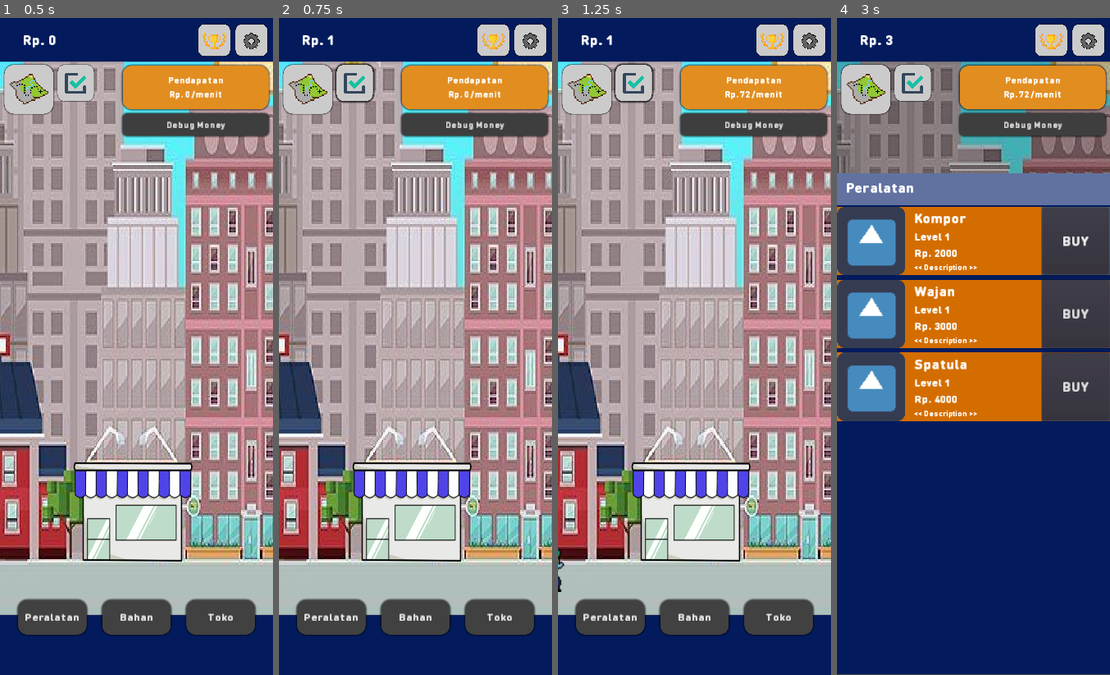
Above: before the commit, frames 1-4 (left to right).
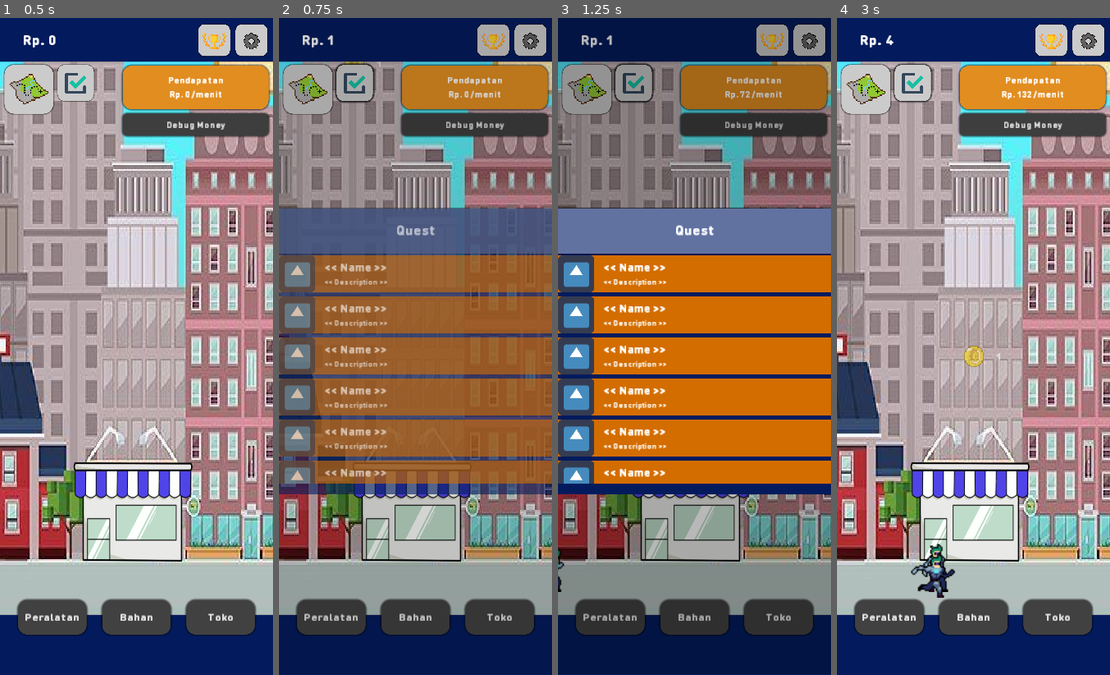
Above: after the commit, the same moments.

Repository: Zakcrust/idlegame-project
Game: Godot game, scene res://Src/View/TestView.tscn
Same seed, same stepped clock (60 frames per second), same inputs: the game is played once before the commit and once after it. The engine's default icon, where the game draws it, is replaced by a stand-in: a white triangle on a blue panel in a dark square.
Inputs (mouse positions are in pixels of both pictures, inside the frame that each line leads up to):
- Up to frame 1 (0.5 s): no input
- Up to frame 2 (0.75 s): click (355, 83) at 0.5 s
- Up to frame 3 (1.25 s): no input
- Up to frame 4 (3 s): click "Peralatan" at 1.25 s; click (1077, 241) at 2 s, where only the run before the commit has a clickable "BUY"; click (973, 372) at 2.75 s, where only the run before the commit has a clickable "Ok"

Frame 1 is identical in both runs. In frame 2, 76% of the frame differs, in the area x 0-100%, y 1-92%; in frame 3, 93%, in the area x 0-100%, y 0-100%; in frame 4, 79%.

Commit message:
Add quest view

Diff:
--- /dev/null
+++ b/Src/Components/QuestItems/QuestItem.tscn
@@ -0,0 +1,74 @@
+[gd_scene load_steps=5 format=2]
+
+[ext_resource path="res://Assets/Font/DINRoundPro-Black.ttf" type="DynamicFontData" id=1]
+[ext_resource path="res://icon.png" type="Texture" id=2]
+
+[sub_resource type="DynamicFont" id=1]
+size = 26
+use_filter = true
+font_data = ExtResource( 1 )
+
+[sub_resource type="DynamicFont" id=2]
+size = 18
+use_mipmaps = true
+use_filter = true
+font_data = ExtResource( 1 )
+
+[node name="QuestItem" type="ColorRect"]
+anchor_right = 1.0
+anchor_bottom = 1.0
+margin_right = -100.0
+margin_bottom = -1360.0
+rect_min_size = Vector2( 500, 80 )
+mouse_filter = 2
+color = Color( 0.835294, 0.431373, 0, 1 )
+__meta__ = {
+"_edit_use_anchors_": false
+}
+
+[node name="HBoxContainer" type="HBoxContainer" parent="."]
+margin_right = 360.0
+margin_bottom = 80.0
+rect_min_size = Vector2( 0, 80 )
+mouse_filter = 2
+custom_constants/separation = 20
+__meta__ = {
+"_edit_use_anchors_": false
+}
+
+[node name="Icon" type="TextureRect" parent="HBoxContainer"]
+margin_right = 80.0
+margin_bottom = 80.0
+rect_min_size = Vector2( 80, 80 )
+texture = ExtResource( 2 )
+expand = true
+
+[node name="Labels" type="VBoxContainer" parent="HBoxContainer"]
+margin_left = 100.0
+margin_right = 360.0
+margin_bottom = 80.0
+rect_min_size = Vector2( 260, 0 )
+alignment = 1
+
+[node name="Name" type="Label" parent="HBoxContainer/Labels"]
+margin_top = 8.0
+margin_right = 260.0
+margin_bottom = 43.0
+custom_fonts/font = SubResource( 1 )
+text = "<< Name >>"
+valign = 1
+__meta__ = {
+"_edit_use_anchors_": false
+}
+
+[node name="Description" type="Label" parent="HBoxContainer/Labels"]
+margin_top = 47.0
+margin_right = 260.0
+margin_bottom = 71.0
+custom_fonts/font = SubResource( 2 )
+text = "<< Description >>"
+valign = 1
+autowrap = true
+__meta__ = {
+"_edit_use_anchors_": false
+}
--- a/Src/View/GameUI.gd
+++ b/Src/View/GameUI.gd
@@ -6,7 +6,7 @@
 
 
 func _on_Topbar_quest_pressed():
-	pass # Replace with function body.
+	$Quest.display()
 
 
 func _on_Topbar_map_pressed():
--- a/Src/View/GameUI.tscn
+++ b/Src/View/GameUI.tscn
@@ -6,6 +6,7 @@
 [ext_resource path="res://Src/View/Settings.tscn" type="PackedScene" id=4]
 [ext_resource path="res://Src/View/GameUI.gd" type="Script" id=5]
 [ext_resource path="res://Src/View/Achievement.tscn" type="PackedScene" id=6]
+[ext_resource path="res://Src/View/Quest.tscn" type="PackedScene" id=7]
 
 [node name="GameUI" type="CanvasLayer"]
 script = ExtResource( 5 )
@@ -18,6 +19,8 @@
 
 [node name="Achivement" parent="." instance=ExtResource( 6 )]
 
+[node name="Quest" parent="." instance=ExtResource( 7 )]
+
 [node name="Message" parent="." instance=ExtResource( 3 )]
 
 [connection signal="achievement_pressed" from="Topbar" to="." method="_on_Topbar_achievement_pressed"]
--- /dev/null
+++ b/Src/View/Quest.gd
@@ -0,0 +1,20 @@
+extends CanvasLayer
+
+
+onready var quest_item_scene = preload("res://Src/Components/QuestItems/QuestItem.tscn")
+onready var container = $Control/DrawerContainer/VBoxContainer/ScrollContainer/QuestContainer
+
+
+func _ready():
+	for i in range(10):
+		var item = quest_item_scene.instance()
+		container.add_child(item)
+
+
+func display():
+	$AnimationPlayer.play("display")
+
+
+func _on_Mask_gui_input(event):
+	if event is InputEventMouseButton and $Control/Mask.modulate.a8 == 70:
+		$AnimationPlayer.play("hide")
--- /dev/null
+++ b/Src/View/Quest.tscn
@@ -0,0 +1,152 @@
+[gd_scene load_steps=8 format=2]
+
+[ext_resource path="res://Assets/Font/DINRoundPro-Black.ttf" type="DynamicFontData" id=1]
+[ext_resource path="res://Src/Utils/ScrollContainerScript.gd" type="Script" id=2]
+[ext_resource path="res://Src/View/Quest.gd" type="Script" id=4]
+
+[sub_resource type="StyleBoxFlat" id=4]
+bg_color = Color( 0.384314, 0.45098, 0.635294, 1 )
+shadow_size = 2
+
+[sub_resource type="DynamicFont" id=5]
+size = 32
+use_filter = true
+font_data = ExtResource( 1 )
+
+[sub_resource type="Animation" id=3]
+resource_name = "display"
+length = 0.3
+tracks/0/type = "value"
+tracks/0/path = NodePath("Control:modulate")
+tracks/0/interp = 1
+tracks/0/loop_wrap = true
+tracks/0/imported = false
+tracks/0/enabled = true
+tracks/0/keys = {
+"times": PoolRealArray( 0, 0.3 ),
+"transitions": PoolRealArray( 1, 1 ),
+"update": 0,
+"values": [ Color( 1, 1, 1, 0 ), Color( 1, 1, 1, 1 ) ]
+}
+tracks/1/type = "value"
+tracks/1/path = NodePath("Control:visible")
+tracks/1/interp = 1
+tracks/1/loop_wrap = true
+tracks/1/imported = false
+tracks/1/enabled = true
+tracks/1/keys = {
+"times": PoolRealArray( 0 ),
+"transitions": PoolRealArray( 1 ),
+"update": 1,
+"values": [ true ]
+}
+
+[sub_resource type="Animation" id=6]
+length = 0.3
+tracks/0/type = "value"
+tracks/0/path = NodePath("Control:modulate")
+tracks/0/interp = 1
+tracks/0/loop_wrap = true
+tracks/0/imported = false
+tracks/0/enabled = true
+tracks/0/keys = {
+"times": PoolRealArray( 0, 0.3 ),
+"transitions": PoolRealArray( 1, 1 ),
+"update": 0,
+"values": [ Color( 1, 1, 1, 1 ), Color( 1, 1, 1, 0 ) ]
+}
+tracks/1/type = "value"
+tracks/1/path = NodePath("Control:visible")
+tracks/1/interp = 1
+tracks/1/loop_wrap = true
+tracks/1/imported = false
+tracks/1/enabled = true
+tracks/1/keys = {
+"times": PoolRealArray( 0, 0.3 ),
+"transitions": PoolRealArray( 1, 1 ),
+"update": 1,
+"values": [ true, false ]
+}
+
+[node name="Quest" type="CanvasLayer"]
+script = ExtResource( 4 )
+
+[node name="Control" type="Control" parent="."]
+visible = false
+margin_right = 40.0
+margin_bottom = 40.0
+__meta__ = {
+"_edit_use_anchors_": false
+}
+
+[node name="Mask" type="ColorRect" parent="Control"]
+modulate = Color( 1, 1, 1, 0.27451 )
+margin_right = 600.0
+margin_bottom = 1440.0
+color = Color( 0, 0, 0, 1 )
+__meta__ = {
+"_edit_lock_": true,
+"_edit_use_anchors_": false
+}
+
+[node name="DrawerContainer" type="ColorRect" parent="Control"]
+margin_top = 417.0
+margin_right = 600.0
+margin_bottom = 1044.0
+mouse_filter = 1
+color = Color( 0.0156863, 0.109804, 0.368627, 1 )
+__meta__ = {
+"_edit_group_": true,
+"_edit_use_anchors_": false
+}
+
+[node name="VBoxContainer" type="VBoxContainer" parent="Control/DrawerContainer"]
+margin_right = 40.0
+margin_bottom = 40.0
+rect_min_size = Vector2( 600, 0 )
+__meta__ = {
+"_edit_use_anchors_": false
+}
+
+[node name="Bar" type="Panel" parent="Control/DrawerContainer/VBoxContainer"]
+margin_right = 612.0
+margin_bottom = 100.0
+rect_min_size = Vector2( 0, 100 )
+custom_styles/panel = SubResource( 4 )
+__meta__ = {
+"_edit_lock_": true,
+"_edit_use_anchors_": false,
+"_editor_description_": ""
+}
+
+[node name="Title" type="Label" parent="Control/DrawerContainer/VBoxContainer/Bar"]
+margin_right = 600.0
+margin_bottom = 95.0
+custom_fonts/font = SubResource( 5 )
+text = "Quest"
+align = 1
+valign = 1
+__meta__ = {
+"_edit_use_anchors_": false
+}
+
+[node name="ScrollContainer" type="ScrollContainer" parent="Control/DrawerContainer/VBoxContainer"]
+margin_top = 104.0
+margin_right = 612.0
+margin_bottom = 604.0
+rect_min_size = Vector2( 0, 500 )
+scroll_horizontal_enabled = false
+script = ExtResource( 2 )
+use_relative = true
+
+[node name="QuestContainer" type="VBoxContainer" parent="Control/DrawerContainer/VBoxContainer/ScrollContainer"]
+margin_right = 600.0
+rect_min_size = Vector2( 600, 0 )
+mouse_filter = 2
+custom_constants/separation = 10
+
+[node name="AnimationPlayer" type="AnimationPlayer" parent="."]
+anims/display = SubResource( 3 )
+anims/hide = SubResource( 6 )
+
+[connection signal="gui_input" from="Control/Mask" to="." method="_on_Mask_gui_input"]
Not shown: 1 places in Src/View/GameUI.tscn that only renumber resources
Not shown: 12 places in Src/View/Topbar.tscn that only renumber resources
